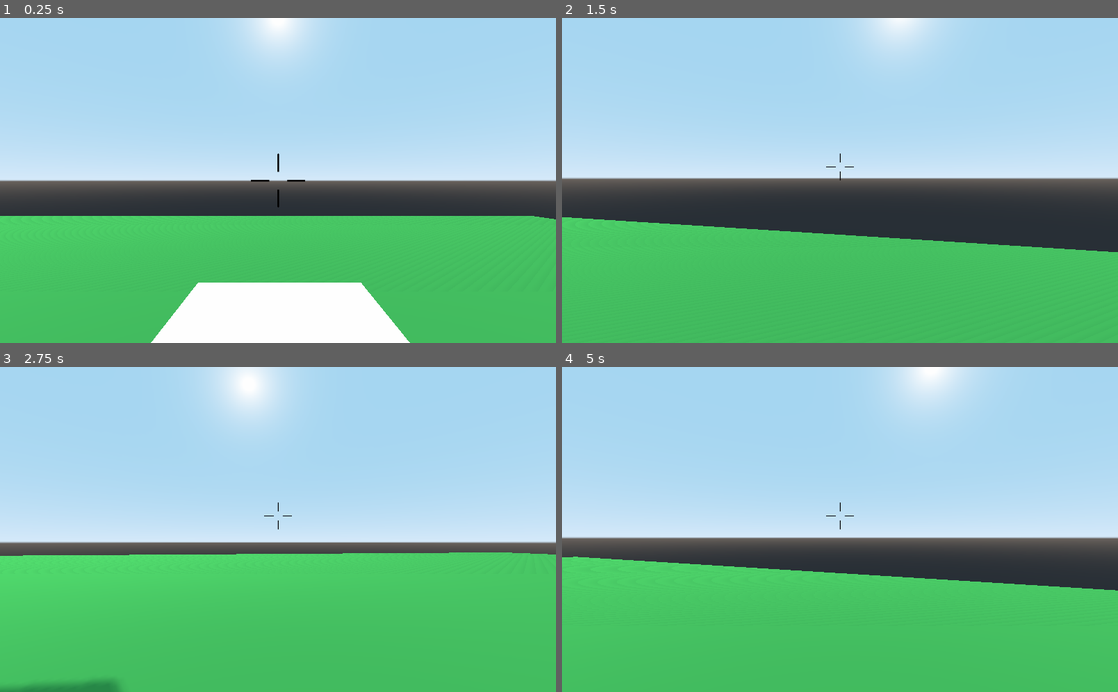
Above: before the commit, frames 1-4 (two rows, left to right).
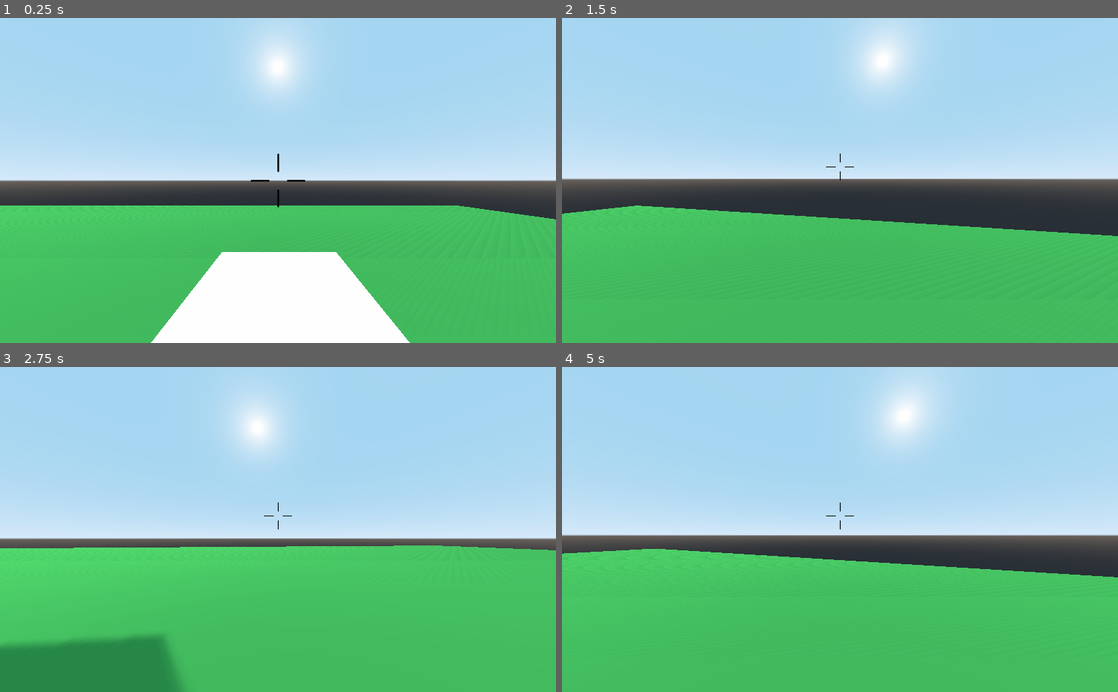
Above: after the commit, the same moments.

Repository: camgrodgers/senior-fps
Game: Godot game, scene res://Main.tscn
Two runs of this game, one before a commit and one after it. Both use one fixed random seed, a clock stepped at 60 frames per second and the inputs below.
Inputs (mouse positions are in pixels of both pictures, inside the frame that each line leads up to):
- Up to frame 1 (0.25 s): no input
- Up to frame 2 (1.5 s): move the mouse to (867, 180) at 0.52 s; hold Up (move_forward) from 0.53 s (still down); tap C (crouch) at 0.6 s; tap Space (jump) at 0.77 s; move the mouse to (812, 180) at 1.27 s; tap K (danger_test) at 1.35 s
- Up to frame 3 (2.75 s): keep holding Up (move_forward); tap Space (jump) at 1.52 s; move the mouse to (289, 523) at 2.02 s; click (289, 523) at 2.1 s
- Up to frame 4 (5 s): keep holding Up (move_forward); move the mouse to (834, 536) at 2.77 s; right-click (834, 536) at 2.85 s; tap Space (jump) at 3.02, 3.77, 4.52 s; move the mouse to (878, 532) at 3.52 s; tap C (crouch) at 3.6 s; move the mouse to (795, 526) at 4.27 s; tap K (danger_test) at 4.35 s

The runs differ from the first frame. In frame 1, 6.5% of the frame differs, in the area x 0-96%, y 0-82%; in frame 2, 6.4%; in frame 3, 10%, in the area x 0-100%, y 0-100%; in frame 4, 6.4%.
Error in both runs: Invalid get index '0' (on base: 'Array'). (res://Enemies/Enemy.gd:180)

Commit message:
increased render distance

Diff:
--- a/Player/Player.tscn
+++ b/Player/Player.tscn
@@ -37,6 +37,8 @@
 
 [node name="Camera" type="Camera" parent="."]
 transform = Transform( 1, 0, 0, 0, 1, 0, 0, 0, 1, 0, 1.998, 0 )
+fov = 90.0
+far = 1000.0
 
 [node name="RayCast" type="RayCast" parent="Camera"]
 enabled = true
